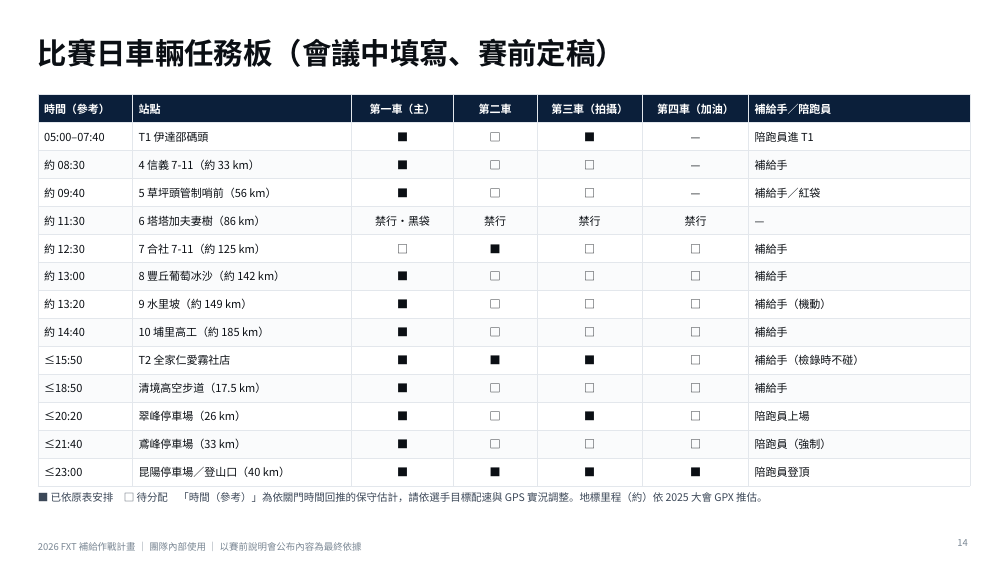
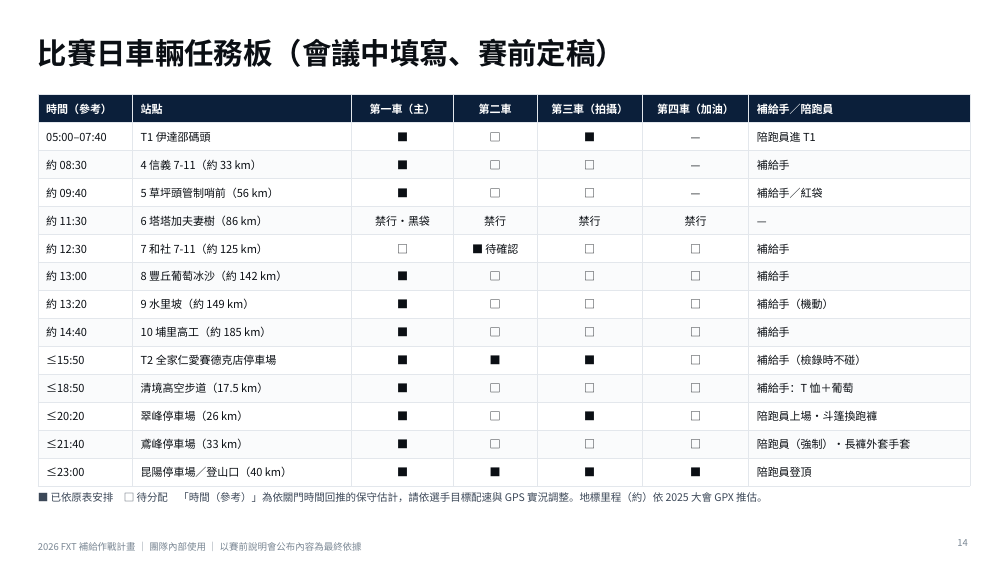
Before and after one commit to powermovebboy-sys/Race-site, a slide deck: slide 14 of deck/2026_FXT_補給作戰計畫.pptx. Drawn at 1008x567 pixels with LibreOffice and Linux fonts; fonts in the diff are those of the drawing. Boxes give left, top, right and bottom in pixels: in the first picture for what was removed or moved away, otherwise in the second. Text is boxed around its words. In the diff, an @@ line names an element or a change of style, - is before the commit and + after.

```diff
--- a/deck/2026_FXT_補給作戰計畫.pptx
+++ b/deck/2026_FXT_補給作戰計畫.pptx
@@ table at (38, 95, 970, 481) @@
-row 6, column 2: 7 合社 7-11（約 125 km）
+row 6, column 2: 7 和社 7-11（約 125 km）
-row 6, column 4: ■
+row 6, column 4: ■ 待確認
-row 10, column 2: T2 全家仁愛霧社店
+row 10, column 2: T2 全家仁愛賽德克店停車場
-row 11, column 7: 補給手
+row 11, column 7: 補給手：T 恤＋葡萄
-row 12, column 7: 陪跑員上場
+row 12, column 7: 陪跑員上場・斗篷換跑褲
-row 13, column 7: 陪跑員（強制）
+row 13, column 7: 陪跑員（強制）・長褲外套手套
```
Also in this commit, not shown: 23 other slides changed, 9 other files.
